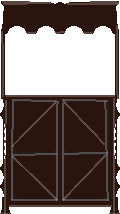
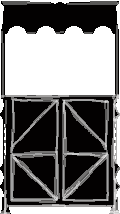
Layers edited between the first and the second 120x214 image:
painted on "Layer 4" over [0, 93, 120, 214]
